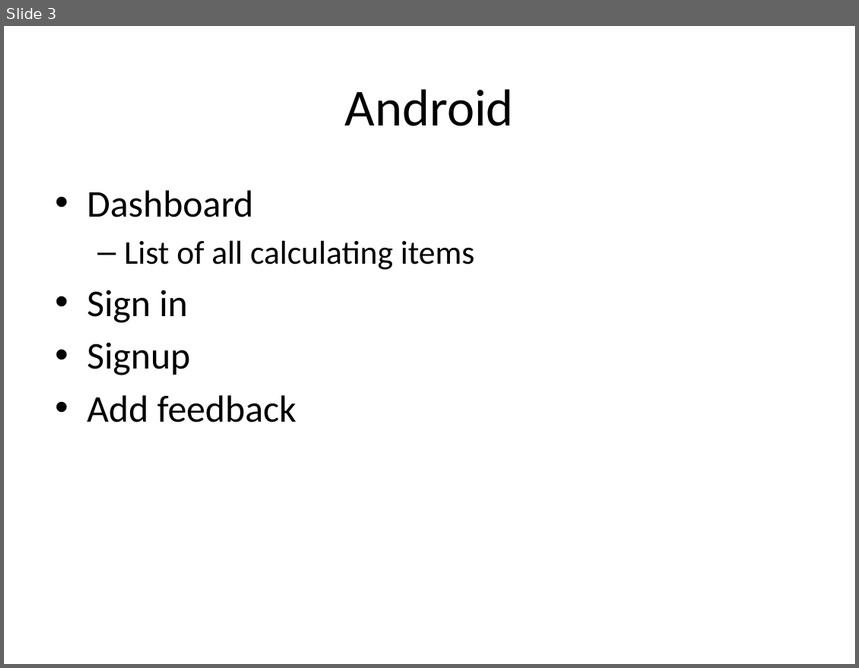
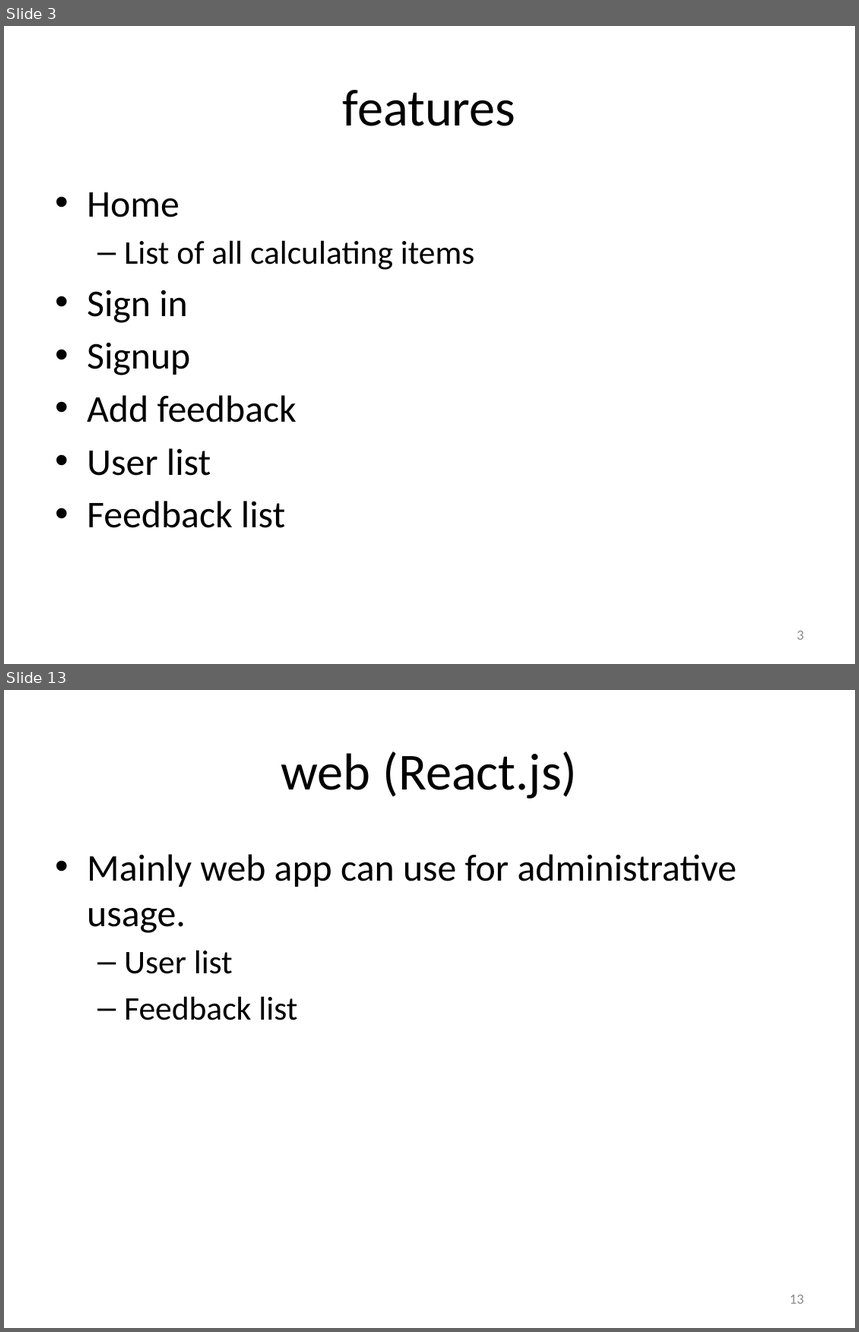
Before and after one commit to mcdperera/Firecalc, a slide deck: docs/presentation.pptx. Shown one above the other, each under a label of ours: slide 3 before the commit, slides 3 and 13 after it; the slides between them are not shown. The pictures are 859x668 and 859x1332 pixels, drawn with LibreOffice and Linux fonts; fonts in the diff are those of the drawing. Boxes give left, top, right and bottom in pixels: in the first picture for what was removed or moved away, otherwise in the second. Text is boxed around its words. In the diff, an @@ line names an element or a change of style, - is before the commit and + after.

Commit message:
videos related to android and ios uploaded.

```diff
--- a/docs/presentation.pptx
+++ b/docs/presentation.pptx
@@ slide 13 added at <box>4,690,855,1328</box>, background #FFFFFF @@
@@ title added at <box>281,752,577,799</box>, 44 pt, text #000000 @@
+web (React.js)
@@ text added at <box>87,854,737,1021</box>, 32 pt, text #000000 @@
+• Mainly web app can use for administrative usage.
+  – User list
+  – Feedback list
@@ page number added at <box>790,1295,804,1304</box>, 12 pt, text #8C8C8C @@
+13
@@ slide 3 changed as well @@
@@ title at <box>343,90,516,126</box>: text changed @@
-Android
+features
@@ text at <box>87,192,180,218</box>: text changed @@
-• Dashboard
+• Home
@@ text at <box>87,449,285,528</box>: paragraphs added @@
+• User list
+• Feedback list
@@ page number added at <box>797,631,804,640</box>, 12 pt, text #8C8C8C @@
+3
```
Also in this commit, not shown: 2 other slides changed, 15 other slides added, 2 other files.
